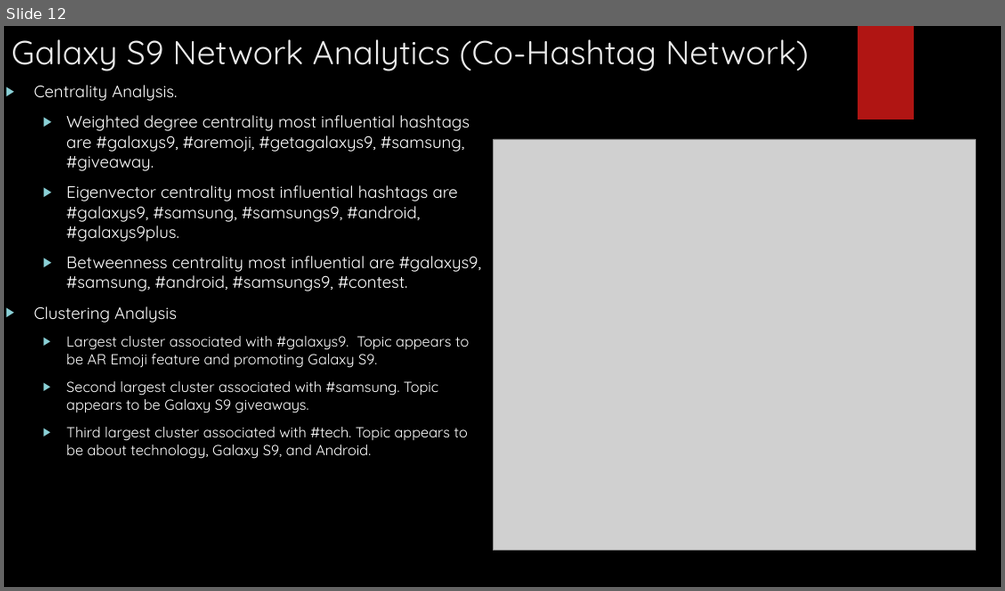
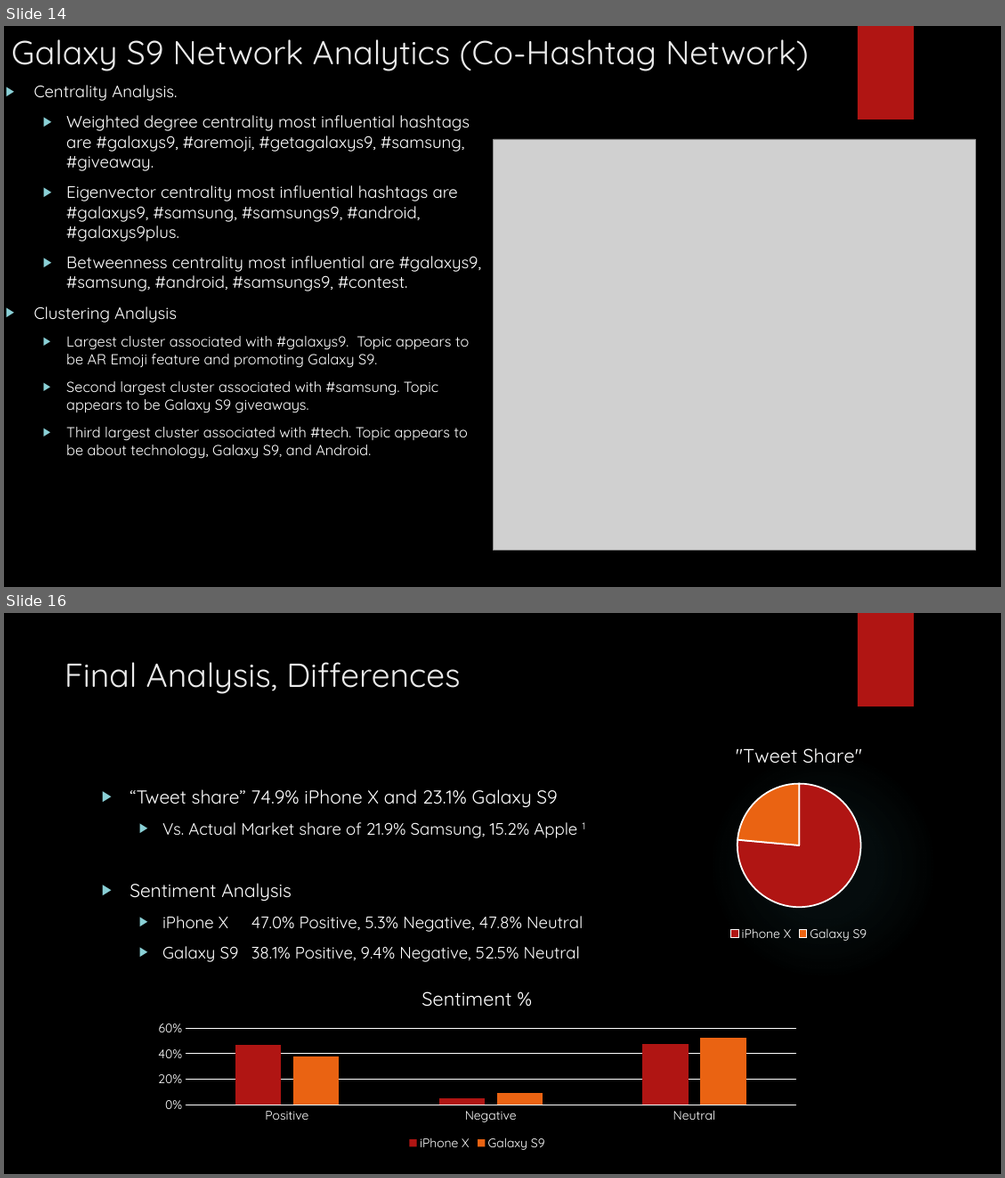
Before and after one commit to kevinbsc/FinalProject, a slide deck: FINAL_presentation_iphone_galaxy.pptx. Shown one above the other, each under a label of ours: slide 12 before the commit, slides 14 and 16 after it; the slides between them are not shown. The pictures are 1005x591 and 1005x1178 pixels, drawn with LibreOffice and Linux fonts; fonts in the diff are those of the drawing; grey boxes stand for pictures; background and template pictures are left out. Boxes give left, top, right and bottom in pixels: in the first picture for what was removed or moved away, otherwise in the second. Text is boxed around its words. In the diff, an @@ line names an element or a change of style, - is before the commit and + after.

```diff
--- a/FINAL_presentation_iphone_galaxy.pptx
+++ b/FINAL_presentation_iphone_galaxy.pptx
@@ slide 16 added at (x1=4, y1=613, x2=1001, y2=1174), background picture (left out); not listed: 1 template element that a slide beside it also shows @@
@@ title added at (x1=65, y1=662, x2=460, y2=694), 32 pt, text #EBEBEB @@
+Final Analysis, Differences
@@ pie chart added at (x1=688, y1=729, x2=911, y2=944) @@
+title ""Tweet Share""
+categories: iPhone X, Galaxy S9
+"Tweet Share": 76, 24
@@ ellipse added at (x1=708, y1=750, x2=938, y2=981), fill gradient #50B9C1 @@
@@ text added at (x1=129, y1=789, x2=586, y2=962), 16 pt, text #FFFFFF @@
+▶ “Tweet share” 74.9% iPhone X and 23.1% Galaxy S9
+  ▶ Vs. Actual Market share of 21.9% Samsung, 15.2% Apple 1
+▶ Sentiment Analysis
+  ▶ iPhone X 47.0% Positive, 5.3% Negative, 47.8% Neutral
+  ▶ Galaxy S9 38.1% Positive, 9.4% Negative, 52.5% Neutral
@@ column chart added at (x1=145, y1=973, x2=809, y2=1153) @@
+title "Sentiment % "
+categories: Positive, Negative, Neutral
+iPhone X: 0.47, 0.05, 0.48
+Galaxy S9: 0.38, 0.09, 0.53
@@ what was slide 12 is now slide 14 @@
```
Also in this commit, not shown: 2 slides changed, 7 other slides added, 1 other file.
